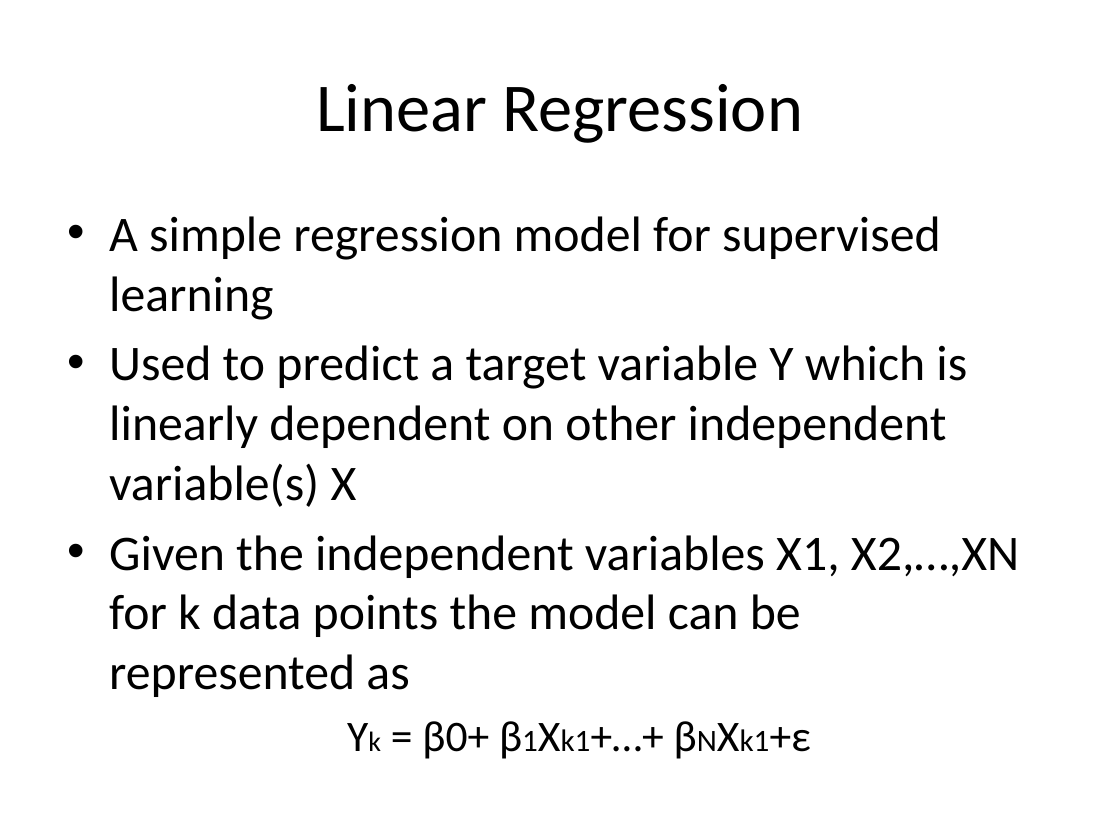
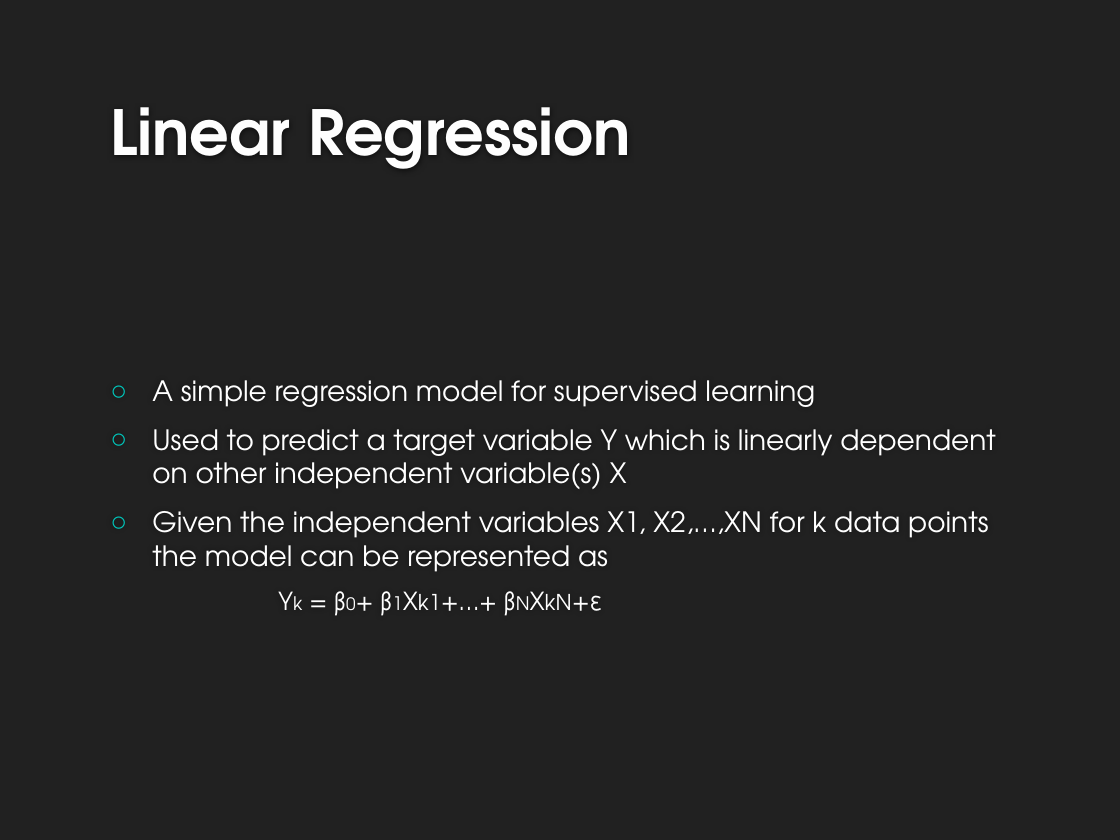
Before and after one commit to ayusharyal1/5DBMinds, a slide deck: slide 13 of project_presentation/Final - Dec 9.pptx (slide 14 before the commit). Drawn at 1120x840 pixels with LibreOffice and Linux fonts; fonts in the diff are those of the drawing; background and template pictures are left out. Boxes give left, top, right and bottom in pixels: in the first picture for what was removed or moved away, otherwise in the second. Text is boxed around its words. In the diff, an @@ line names an element or a change of style, - is before the commit and + after.

```diff
--- a/project_presentation/Final - Dec 9.pptx
+++ b/project_presentation/Final - Dec 9.pptx
@@ background #FFFFFF to #212121 @@
@@ title "Linear Regression": place and size @@
-title "Linear Regression" at (316,84,803,143)
+title "Linear Regression" at (110,107,631,169)
@@ title "Linear Regression" at (110,107,631,169): size 44 to 40 pt, font Calibri to TeX Gyre Adventor, text colour #000000 to #FEFEFE, bold on; alignment centre to left; vertical alignment middle to bottom @@
@@ text "A simple regression model for ...": place and size @@
-text "A simple regression model for ..." at (109,216,1019,759)
+text "A simple regression model for ..." at (152,380,996,611)
@@ text "A simple regression model for ..." at (152,380,996,611): vertical alignment top to middle @@
@@ text at (152,380,996,572): size 32 to 18 pt, font Calibri to TeX Gyre Adventor, text colour #000000 to #FFFFFF; bullet • to ○; more space between paragraphs @@
@@ text at (572,595,602,611): text changed; size 28 to 16 pt; font Calibri to TeX Gyre Adventor; text colour #000000 to #FFFFFF @@
-  Yk = β0+ β1Xk1+…+ βNXk1+ε
+  Yk = β0+ β1Xk1+…+ βNXkN+ε
```
Also in this commit, not shown: 26 other slides changed, 1 slide added, 2 slides removed, 9 other files.
